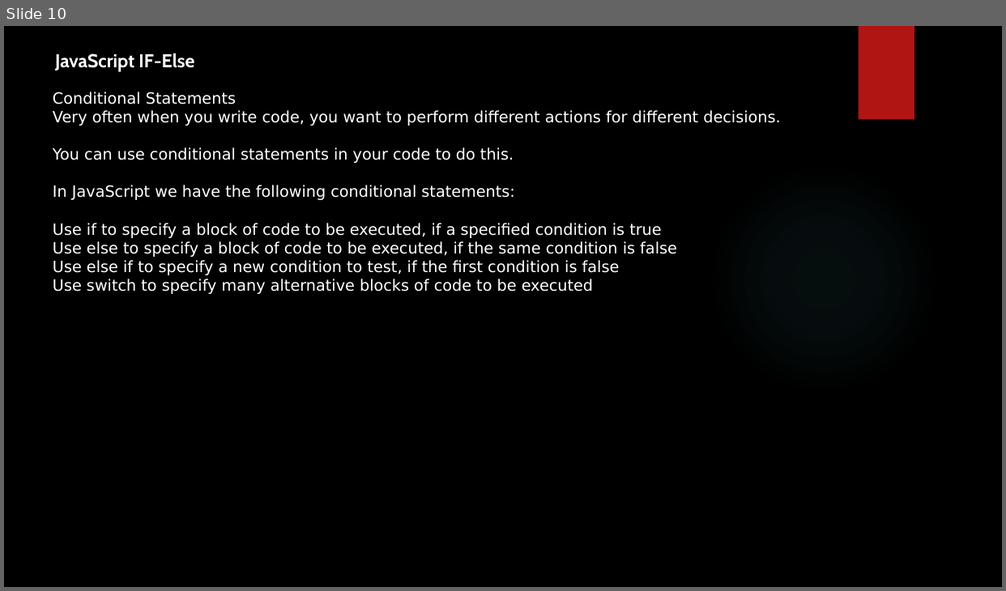
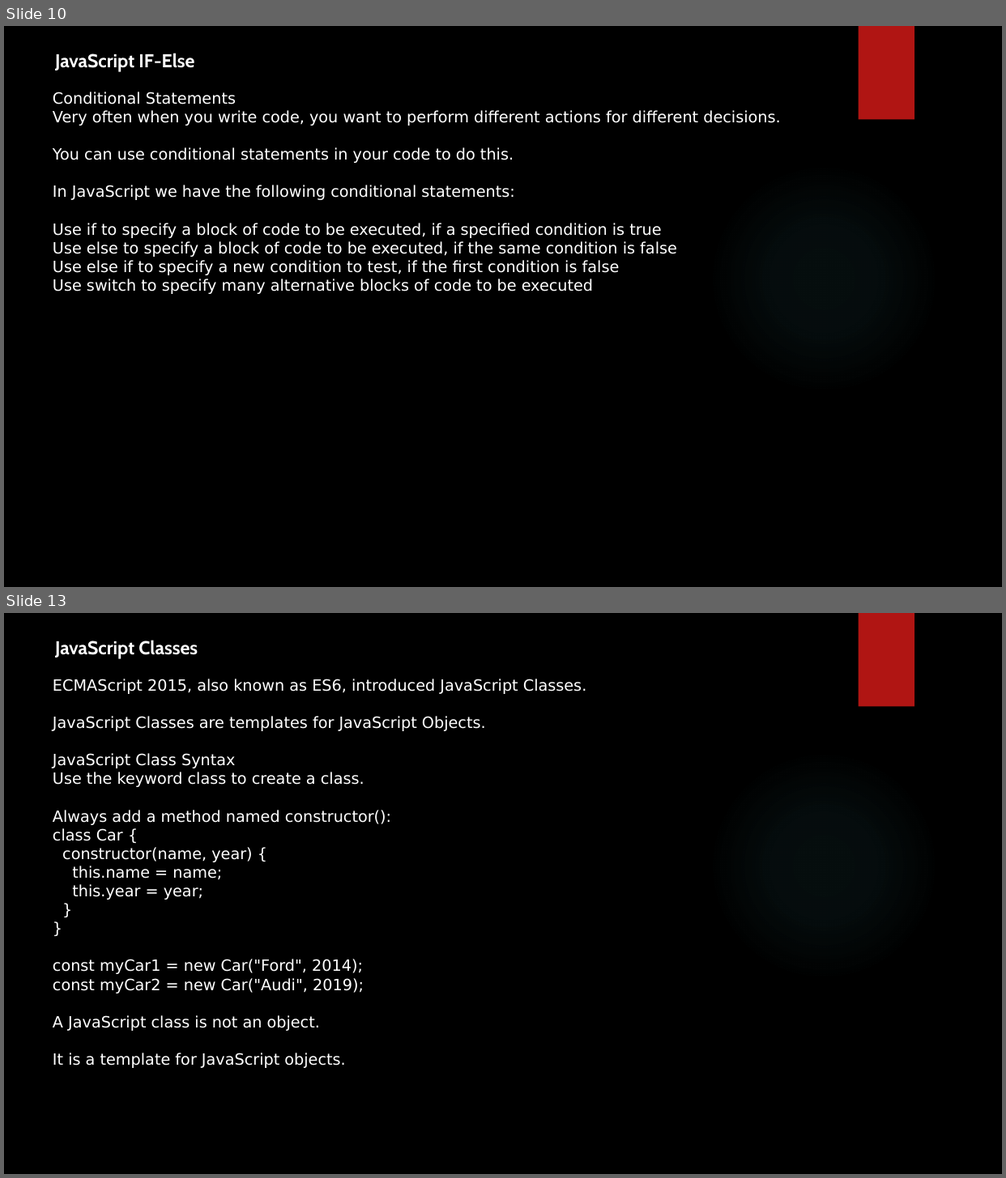
Before and after one commit to kaumarjya/React-Training, a slide deck: Javascript.pptx. Shown one above the other, each under a label of ours: slide 10 before the commit, slides 10 and 13 after it; the slides between them are not shown. The pictures are 1006x591 and 1006x1178 pixels, drawn with LibreOffice and Linux fonts; fonts in the diff are those of the drawing; background and template pictures are left out. Boxes give left, top, right and bottom in pixels: in the first picture for what was removed or moved away, otherwise in the second. Text is boxed around its words. In the diff, an @@ line names an element or a change of style, - is before the commit and + after.

```diff
--- a/Javascript.pptx
+++ b/Javascript.pptx
@@ slide 13 added at (x1=4, y1=613, x2=1002, y2=1174), background picture (left out); not listed: 2 template elements that a slide beside it also shows @@
@@ text added at (x1=55, y1=640, x2=198, y2=659), 18 pt, text #FFFFFF, bold @@
+JavaScript Classes
@@ text added at (x1=53, y1=679, x2=587, y2=1068), 15 pt, text #FFFFFF @@
+ECMAScript 2015, also known as ES6, introduced JavaScript Classes.
+JavaScript Classes are templates for JavaScript Objects.
+JavaScript Class Syntax
+Use the keyword class to create a class.
+Always add a method named constructor():
+class Car {
+constructor(name, year) {
+this.name = name;
+this.year = year;
+}
+}
+const myCar1 = new Car("Ford", 2014);
+const myCar2 = new Car("Audi", 2019);
+A JavaScript class is not an object.
+It is a template for JavaScript objects.
```
Also in this commit, not shown: 8 other slides added, 9 other files.
